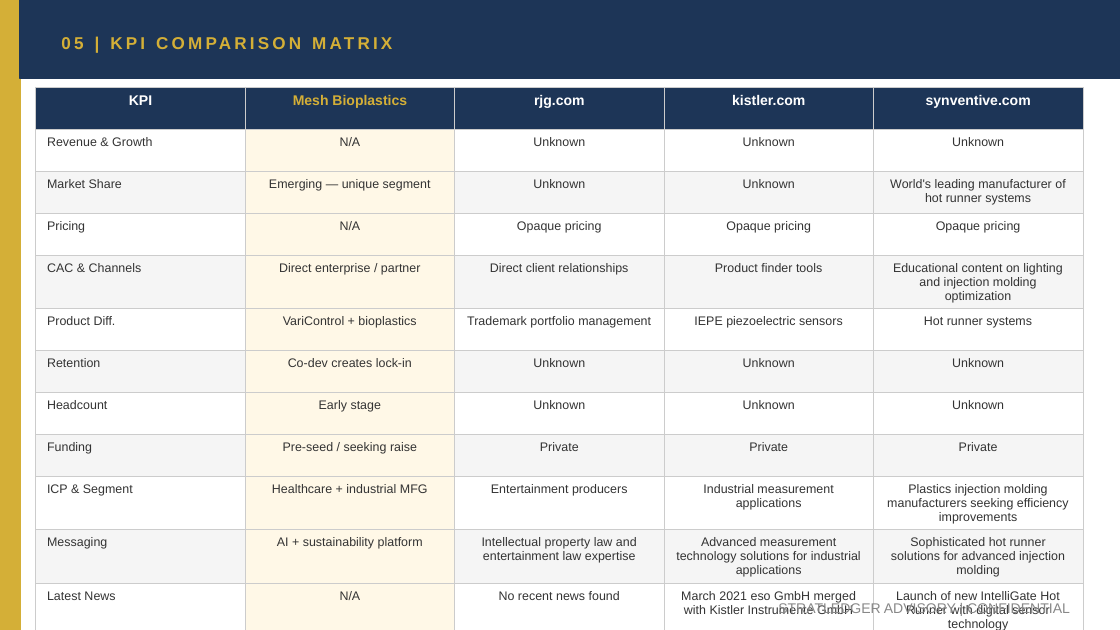
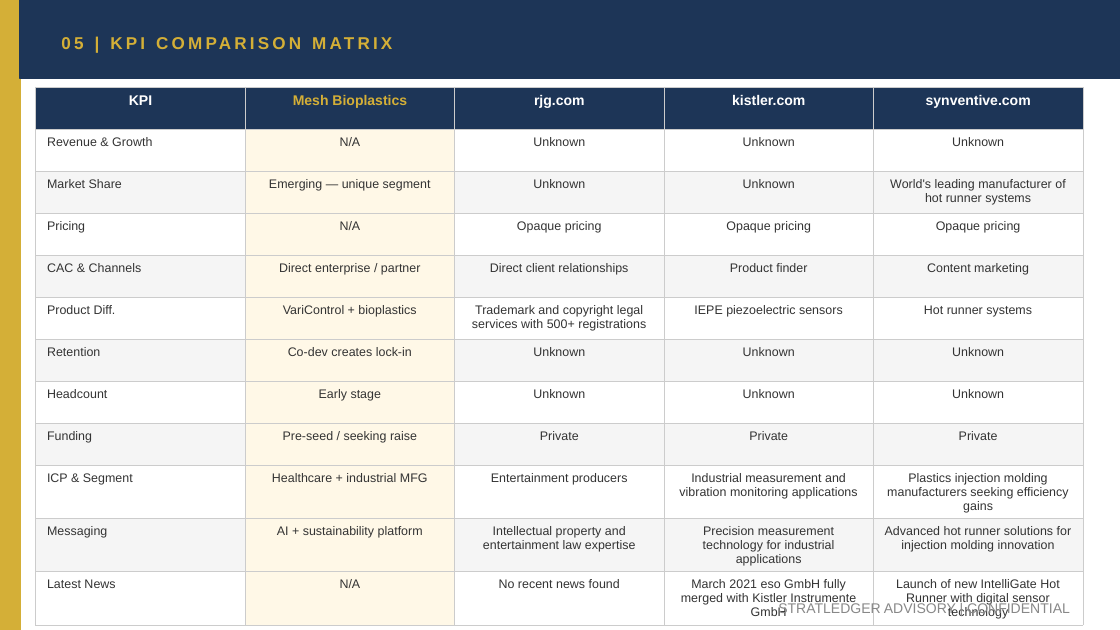
Before and after one commit to apexmakeshop-dot/droplet-commands, a slide deck: slide 9 of mesh_bioplastics_CI_Report.pptx. Drawn at 1120x630 pixels with LibreOffice and Linux fonts; fonts in the diff are those of the drawing. Boxes give left, top, right and bottom in pixels: in the first picture for what was removed or moved away, otherwise in the second. Text is boxed around its words. In the diff, an @@ line names an element or a change of style, - is before the commit and + after.

```diff
--- a/mesh_bioplastics_CI_Report.pptx
+++ b/mesh_bioplastics_CI_Report.pptx
@@ table at box(36, 87, 1083, 623) @@
-row 5, column 4: Product finder tools
+row 5, column 4: Product finder
-row 5, column 5: Educational content on lighting and injection molding optimization
+row 5, column 5: Content marketing
-row 6, column 3: Trademark portfolio management
+row 6, column 3: Trademark and copyright legal services with 500+ registrations
-row 10, column 4: Industrial measurement applications
+row 10, column 4: Industrial measurement and vibration monitoring applications
-row 10, column 5: Plastics injection molding manufacturers seeking efficiency improvements
+row 10, column 5: Plastics injection molding manufacturers seeking efficiency gains
-row 11: Messaging | AI + sustainability platform | Intellectual property law and entertainment law expertise | Advanced measurement technology solutions for industrial applications | Sophisticated hot runner solutions for advanced injection molding
+row 11: Messaging | AI + sustainability platform | Intellectual property and entertainment law expertise | Precision measurement technology for industrial applications | Advanced hot runner solutions for injection molding innovation
-row 12, column 4: March 2021 eso GmbH merged with Kistler Instrumente GmbH
+row 12, column 4: March 2021 eso GmbH fully merged with Kistler Instrumente GmbH
```
Also in this commit, not shown: 4 other slides changed.
